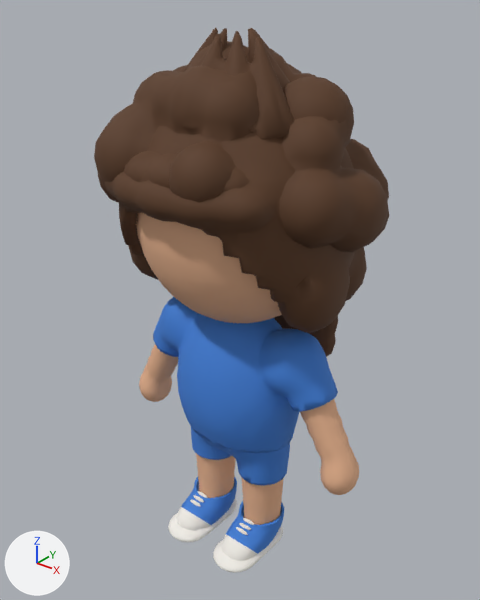
Two versions of the glTF model assets/avatar/avatar.glb, one commit apart.
The view is the same before and after, from a 50 mm lens placed at (0.767, -0.954, 1.189), pointed at (-0.009, 0.016, 0.587). Lighting does not change. The marker at lower left points along +X, +Y and +Z. The first picture is the older version.

The first picture shows 'bas-short', 'chaussures-baskets', 'cheveux-boucles', 'cheveux-carre', 'cheveux-chignons', 'cheveux-court', 'cheveux-epis', 'cheveux-long', 'corps', 'haut-tshirt', 'tete' and 1 more.
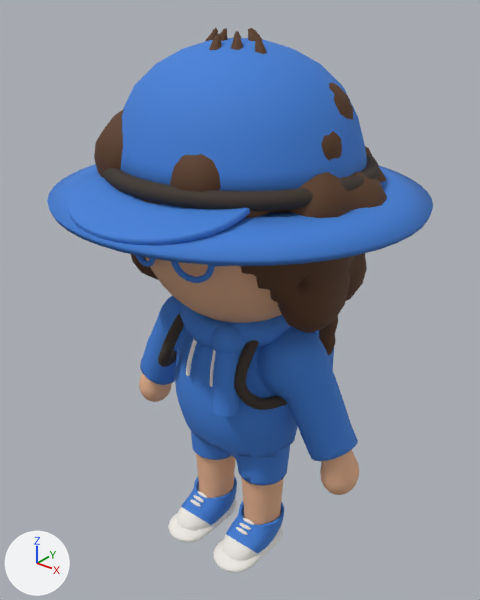
Commit message: feat(avatar): model six wardrobe items

Boxes (x1, y1, x2, y2) around the edits, measured in the pictures (480 x 600 px):
'tete-chapeau-explorateur', added
    after: (47, 38, 433, 266)
    faces in mat_tissu (blue #3f7fd8): (47, 38, 433, 266)
    faces in mat_detail (brown #3b3128): (102, 154, 379, 212)
'haut-sweat', added
    after: (140, 296, 358, 461)
    faces in mat_tissu (blue #3f7fd8): (140, 296, 358, 461)
    faces in mat_semelle (white #f4f1ea): (186, 339, 216, 387)
'tete-casquette', added (blue)
    after: (68, 173, 250, 245)
'cou-echarpe', added (blue)
    after: (180, 304, 291, 416)
'dos-sac-a-dos', added
    after: (158, 313, 334, 410)
    faces in mat_detail (brown #3b3128): (158, 313, 287, 410)
'visage-lunettes-rondes', added (blue)
    after: (135, 255, 226, 283)
'cheveux-boucles', unchanged, covered by the edit
    before: (94, 41, 389, 252)
    after: (94, 109, 387, 218)
'haut-tshirt', unchanged, covered by the edit
    before: (153, 297, 338, 453)
'cheveux-carre', unchanged, covered by the edit
    before: (104, 126, 366, 333)
    after: (131, 198, 367, 333)
'cheveux-epis', unchanged, covered by the edit
    before: (145, 28, 294, 192)
    after: (205, 28, 267, 54)

What changed in the scene script:
```text
Add mat_detail:
    mat_detail = principled_material('detail')
    mat_detail.base_color = (0.0437, 0.0307, 0.0212)  # brown #3b3128
    mat_detail.roughness = 0.8
Add me_visage_lunettes_rondes:
    me_visage_lunettes_rondes.from_pydata(...)  # 804 vertices, 1596 faces; spans x -0.212..0.212, y -0.216..0.02, z 0.72..0.803
    me_visage_lunettes_rondes.materials.append(mat_tissu)  # blue #3f7fd8
Add me_tete_chapeau_explorateur:
    me_tete_chapeau_explorateur.from_pydata(...)  # 1370 vertices, 2736 faces; spans x -0.359..0.359, y -0.344..0.344, z 0.817..1.095
    # faces by material slot: [1584, 1152]
    me_tete_chapeau_explorateur.materials.append(mat_tissu)  # blue #3f7fd8
    me_tete_chapeau_explorateur.materials.append(mat_detail)  # brown #3b3128
Add me_tete_casquette:
    me_tete_casquette.from_pydata(...)  # 943 vertices, 1876 faces; spans x -0.241..0.241, y -0.341..0.226, z 0.822..1.091
    me_tete_casquette.materials.append(mat_tissu)  # blue #3f7fd8
Add me_haut_sweat:
    me_haut_sweat.from_pydata(...)  # 3772 vertices, 7536 faces; spans x -0.288..0.288, y -0.128..0.163, z 0.285..0.62
    # faces by material slot: [7112, 424]
    me_haut_sweat.materials.append(mat_tissu)  # blue #3f7fd8
    me_haut_sweat.materials.append(mat_semelle)  # white #f4f1ea
Add me_dos_sac_a_dos:
    me_dos_sac_a_dos.from_pydata(...)  # 1284 vertices, 2548 faces; spans x -0.162..0.162, y -0.13..0.241, z 0.335..0.598
    # faces by material slot: [376, 2172]
    me_dos_sac_a_dos.materials.append(mat_tissu)  # blue #3f7fd8
    me_dos_sac_a_dos.materials.append(mat_detail)  # brown #3b3128
Add me_cou_echarpe:
    me_cou_echarpe.from_pydata(...)  # 758 vertices, 1508 faces; spans x -0.124..0.124, y -0.158..0.116, z 0.426..0.605
    me_cou_echarpe.materials.append(mat_tissu)  # blue #3f7fd8
Add ob_visage_lunettes_rondes:
    ob_visage_lunettes_rondes = bpy.data.objects.new('visage-lunettes-rondes', me_visage_lunettes_rondes)
    ob_visage_lunettes_rondes.location = (0.0, 0.0, 0.0)
Add ob_tete_chapeau_explorateur:
    ob_tete_chapeau_explorateur = bpy.data.objects.new('tete-chapeau-explorateur', me_tete_chapeau_explorateur)
    ob_tete_chapeau_explorateur.location = (0.0, 0.0, 0.0)
Add ob_tete_casquette:
    ob_tete_casquette = bpy.data.objects.new('tete-casquette', me_tete_casquette)
    ob_tete_casquette.location = (0.0, 0.0, 0.0)
Add ob_haut_sweat:
    ob_haut_sweat = bpy.data.objects.new('haut-sweat', me_haut_sweat)
    ob_haut_sweat.location = (0.0, 0.0, 0.0)
Add ob_dos_sac_a_dos:
    ob_dos_sac_a_dos = bpy.data.objects.new('dos-sac-a-dos', me_dos_sac_a_dos)
    ob_dos_sac_a_dos.location = (0.0, 0.0, 0.0)
Add ob_cou_echarpe:
    ob_cou_echarpe = bpy.data.objects.new('cou-echarpe', me_cou_echarpe)
    ob_cou_echarpe.location = (0.0, 0.0, 0.0)
```
